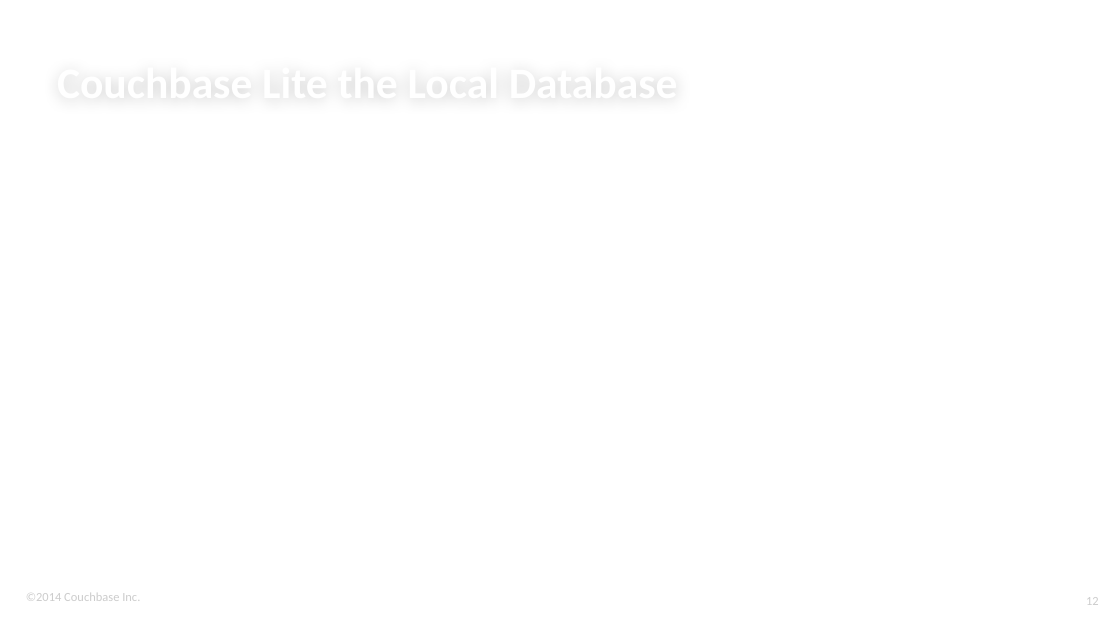
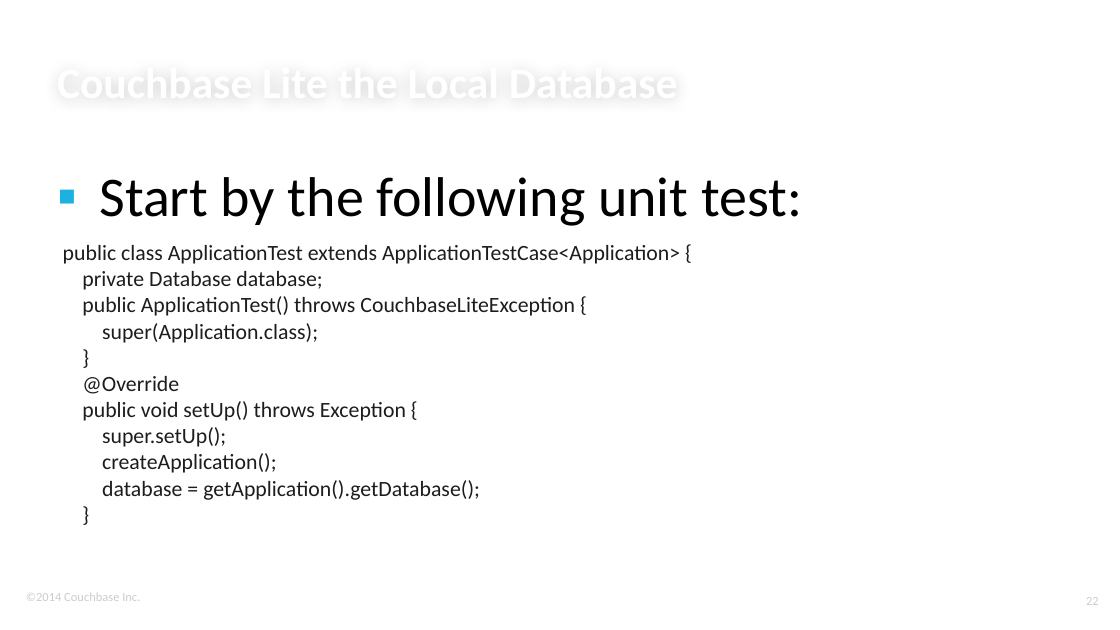
Before and after one commit to ldoguin/couchbase-mobile-android-workshop, a slide deck: slide 22 of AndroidWorkshopMasterDetailFlow.pptx (slide 12 before the commit). Drawn at 1120x630 pixels with LibreOffice and Linux fonts; fonts in the diff are those of the drawing; background and template pictures are left out. Boxes give left, top, right and bottom in pixels: in the first picture for what was removed or moved away, otherwise in the second. Text is boxed around its words. In the diff, an @@ line names an element or a change of style, - is before the commit and + after.

```diff
--- a/AndroidWorkshopMasterDetailFlow.pptx
+++ b/AndroidWorkshopMasterDetailFlow.pptx
@@ text added at bbox=[99, 177, 802, 226], 36 pt, text #000000 @@
+▪ Start by the following unit test:
@@ text added at bbox=[63, 245, 680, 500], 14 pt, text #1E1C1C @@
+public class ApplicationTest extends ApplicationTestCase<Application> {
+private Database database;
+public ApplicationTest() throws CouchbaseLiteException {
+super(Application.class);
+}
+@Override
+public void setUp() throws Exception {
+super.setUp();
+createApplication();
+database = getApplication().getDatabase();
+}
```
Also in this commit, not shown: 3 other slides changed, 28 slides added, 47 slides removed.
